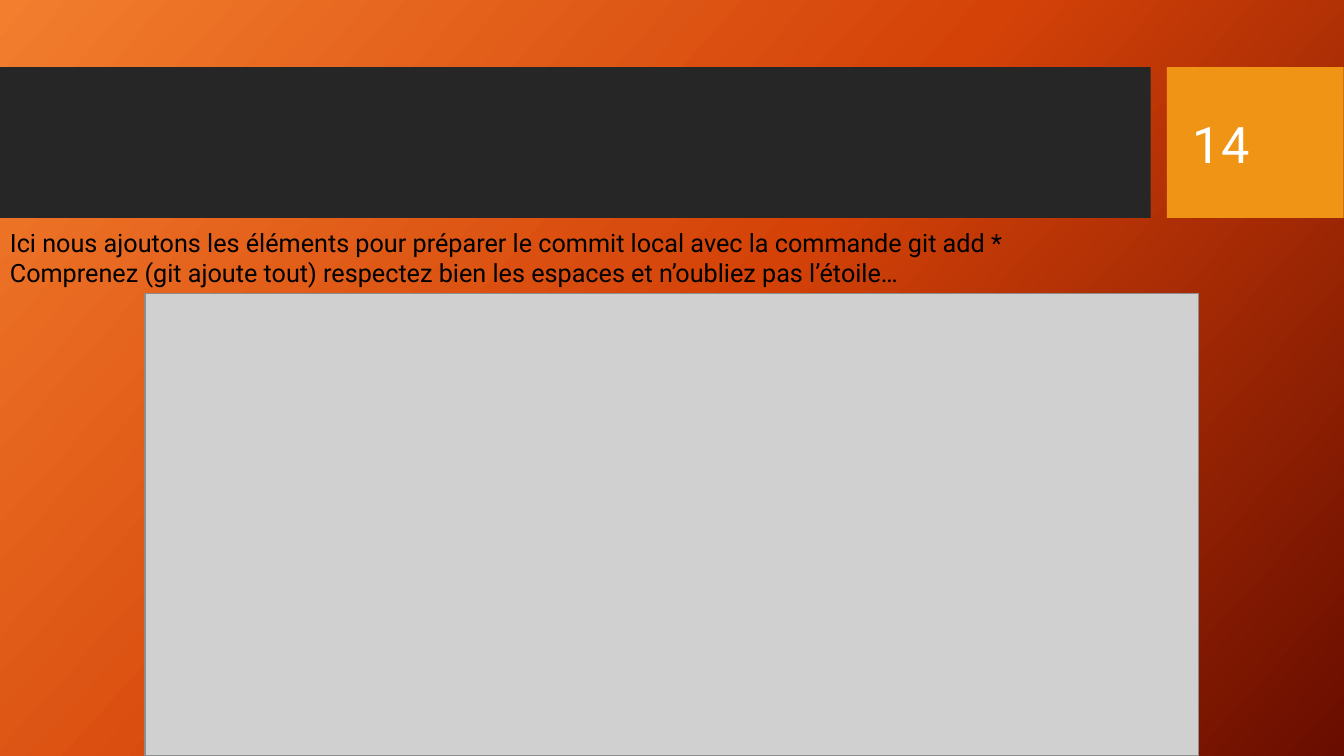
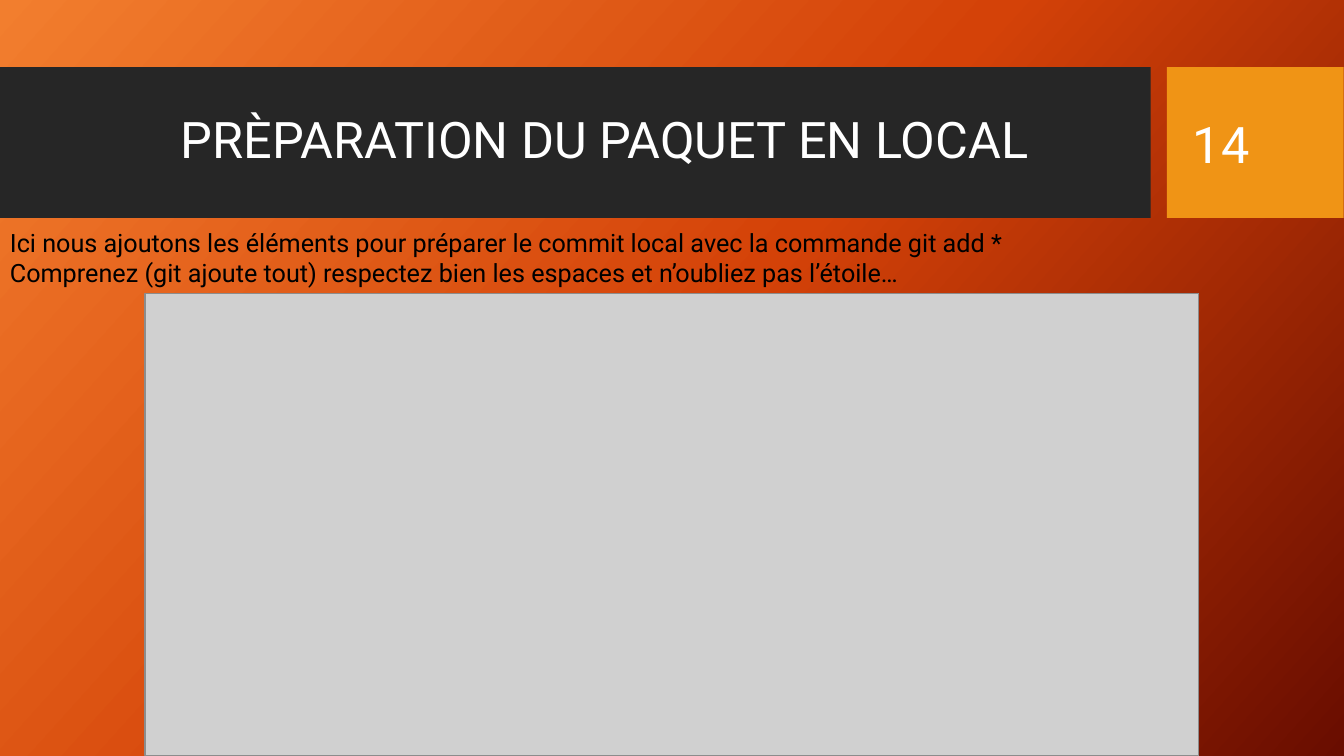
Before and after one commit to Math-Alex83/Expos-_git_cda_2210, a slide deck: slide 14 of Présentation_Git_CDA_2210.pptx. Drawn at 1344x756 pixels with LibreOffice and Linux fonts; fonts in the diff are those of the drawing; grey boxes stand for pictures; background and template pictures are left out. Boxes give left, top, right and bottom in pixels: in the first picture for what was removed or moved away, otherwise in the second. Text is boxed around its words. In the diff, an @@ line names an element or a change of style, - is before the commit and + after.

```diff
--- a/Présentation_Git_CDA_2210.pptx
+++ b/Présentation_Git_CDA_2210.pptx
@@ title added at [181,112,1028,164], 36 pt, text #FFFFFF @@
+PRÈPARATION DU PAQUET EN LOCAL
```
Also in this commit, not shown: 6 other slides changed, 1 other file.
